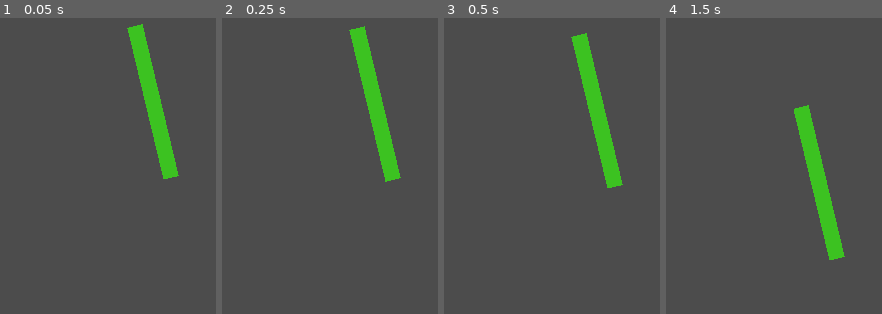
Above: before the commit, frames 1-4 (left to right).
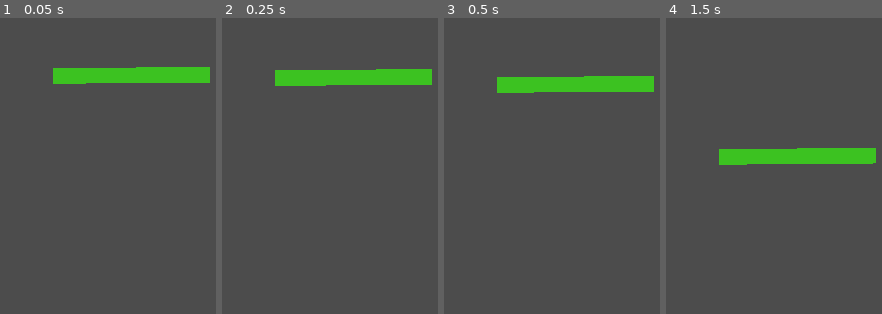
Above: after the commit, the same moments.

Repository: taylorhansen/snek-game
Game: Godot game, scene res://world/World.tscn
Same seed, same stepped clock (60 frames per second), same inputs: the game is played once before the commit and once after it.
Inputs:
- Up to frame 1 (0.05 s): no input
- Up to frame 2 (0.25 s): no input
- Up to frame 3 (0.5 s): no input
- Up to frame 4 (1.5 s): hold Right (head_right) 0.53-1.28 s; hold Up (head_grip) 0.53-1.28 s; hold Left (head_left) from 1.28 s (still down); tap W (tail_grip) at 1.35 s

The runs differ from the first frame. In frame 1, 6.9% of the frame differs, in the area x 24-98%, y 2-55%; in frame 2, 6.9%, in the area x 24-98%, y 2-56%; in frame 3, 6.9%; in frame 4, 6.8%.

Commit message:
Configure music and sfx

Diff:
--- /dev/null
+++ b/default_bus_layout.tres
@@ -0,0 +1,24 @@
+[gd_resource type="AudioBusLayout" load_steps=2 format=2]
+
+[sub_resource type="AudioEffectReverb" id=1]
+resource_name = "Reverb"
+room_size = 0.5
+damping = 0.75
+spread = 0.75
+wet = 0.25
+
+[resource]
+bus/1/name = "SFX"
+bus/1/solo = false
+bus/1/mute = false
+bus/1/bypass_fx = false
+bus/1/volume_db = 0.0
+bus/1/send = "Master"
+bus/2/name = "Music"
+bus/2/solo = false
+bus/2/mute = false
+bus/2/bypass_fx = false
+bus/2/volume_db = -25.2
+bus/2/send = "Master"
+bus/2/effect/0/effect = SubResource( 1 )
+bus/2/effect/0/enabled = true
--- a/snake/SnakeSegment.tscn
+++ b/snake/SnakeSegment.tscn
@@ -24,17 +24,19 @@
 stream = ExtResource( 3 )
 volume_db = 0.5
 pitch_scale = 2.0
+bus = "SFX"
 
 [node name="GrabReleaseSound" type="AudioStreamPlayer2D" parent="."]
 stream = ExtResource( 4 )
 volume_db = 0.5
 pitch_scale = 2.0
+bus = "SFX"
 
 [node name="HitSound" type="AudioStreamPlayer2D" parent="."]
 stream = ExtResource( 5 )
-volume_db = 0.25
+bus = "SFX"
 
 [node name="ThumpSound" type="AudioStreamPlayer2D" parent="."]
 stream = ExtResource( 6 )
-volume_db = 0.5
+bus = "SFX"
 [connection signal="body_entered" from="." to="." method="_on_SnakeSegment_body_entered"]
--- a/world/World.tscn
+++ b/world/World.tscn
@@ -1,6 +1,7 @@
-[gd_scene load_steps=3 format=2]
+[gd_scene load_steps=4 format=2]
 
 [ext_resource path="res://snake/Snake.tscn" type="PackedScene" id=1]
+[ext_resource path="res://sound/music/tranqulity.ogg" type="AudioStream" id=2]
 
 [sub_resource type="RectangleShape2D" id=1]
 extents = Vector2( 200, 10 )
@@ -8,8 +9,8 @@
 [node name="World" type="Node2D"]
 
 [node name="Snake" parent="." instance=ExtResource( 1 )]
-position = Vector2( 461.246, 324.078 )
-rotation = -0.233874
+position = Vector2( 494.407, 212.535 )
+rotation = -1.57879
 
 [node name="StaticBody2D" type="StaticBody2D" parent="." groups=[
 "wall",
@@ -21,3 +22,8 @@
 
 [node name="CollisionShape2D" type="CollisionShape2D" parent="StaticBody2D"]
 shape = SubResource( 1 )
+
+[node name="Tranquility" type="AudioStreamPlayer" parent="."]
+stream = ExtResource( 2 )
+autoplay = true
+bus = "Music"
